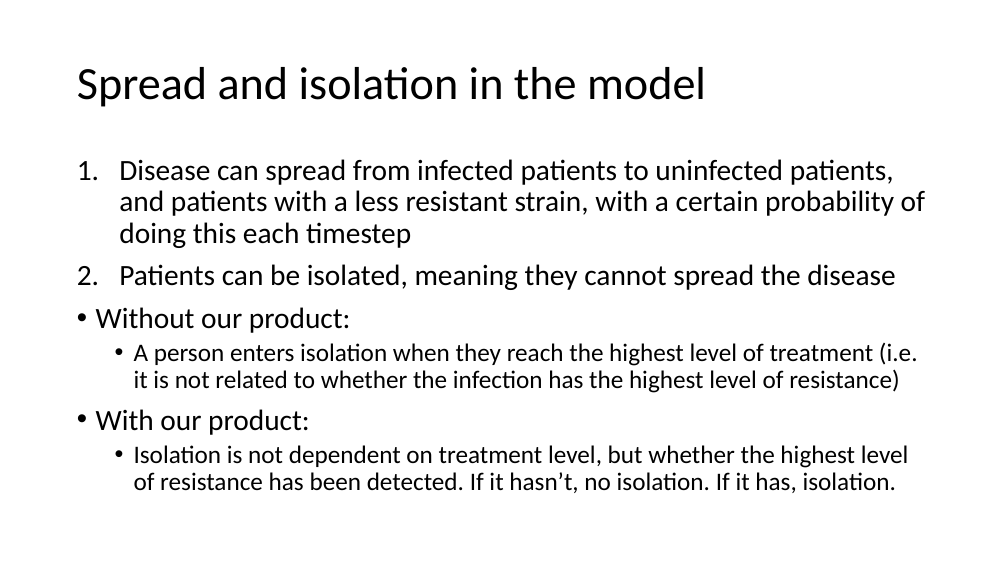
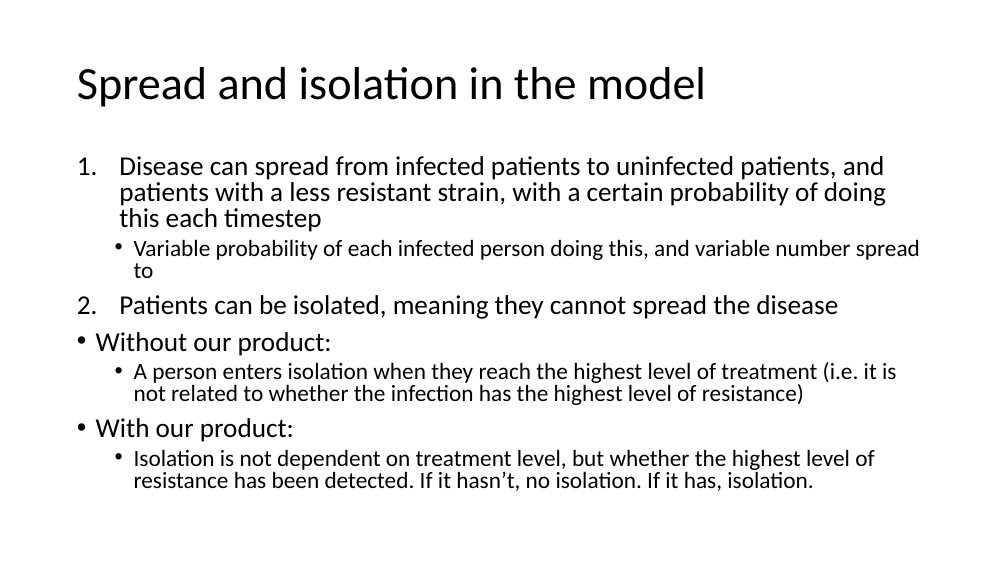
Before and after one commit to EdmundGoodman/Warwick_modelling, a slide deck: slide 16 of modelling_presentation/ComputerModellingPresentation.pptx (slide 17 before the commit). Drawn at 1008x567 pixels with LibreOffice and Linux fonts; fonts in the diff are those of the drawing. Boxes give left, top, right and bottom in pixels: in the first picture for what was removed or moved away, otherwise in the second. Text is boxed around its words. In the diff, an @@ line names an element or a change of style, - is before the commit and + after.

Commit message:
Updated modelling presentation so Axel has absolutely minimal work to do in his domain

```diff
--- a/modelling_presentation/ComputerModellingPresentation.pptx
+++ b/modelling_presentation/ComputerModellingPresentation.pptx
@@ text at (96, 156, 896, 491): size 28 to 25.9 pt in "Disease can spread from infected patients to ...", "Patients can be isolated, meaning they cannot ...", "Without our product:", "With our product:"; size 24 to 22.2 pt in "A person enters isolation when they reach ...", "Isolation is not dependent on treatment level, ..."; line spacing 0.9 to 0.8 @@
@@ text at (134, 239, 920, 278): paragraph added @@
+  • Variable probability of each infected person doing this, and variable number spread to
```
Also in this commit, not shown: 5 other slides changed, 8 slides added, 5 slides removed, 1 other file.
